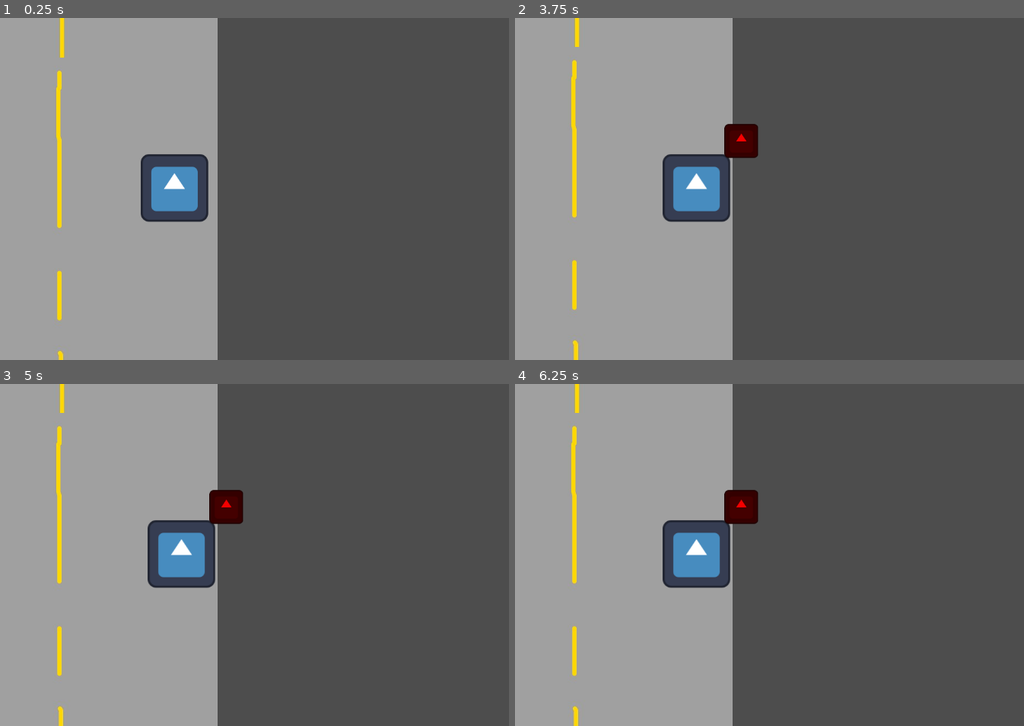
Above: before the commit, frames 1-4 (two rows, left to right).
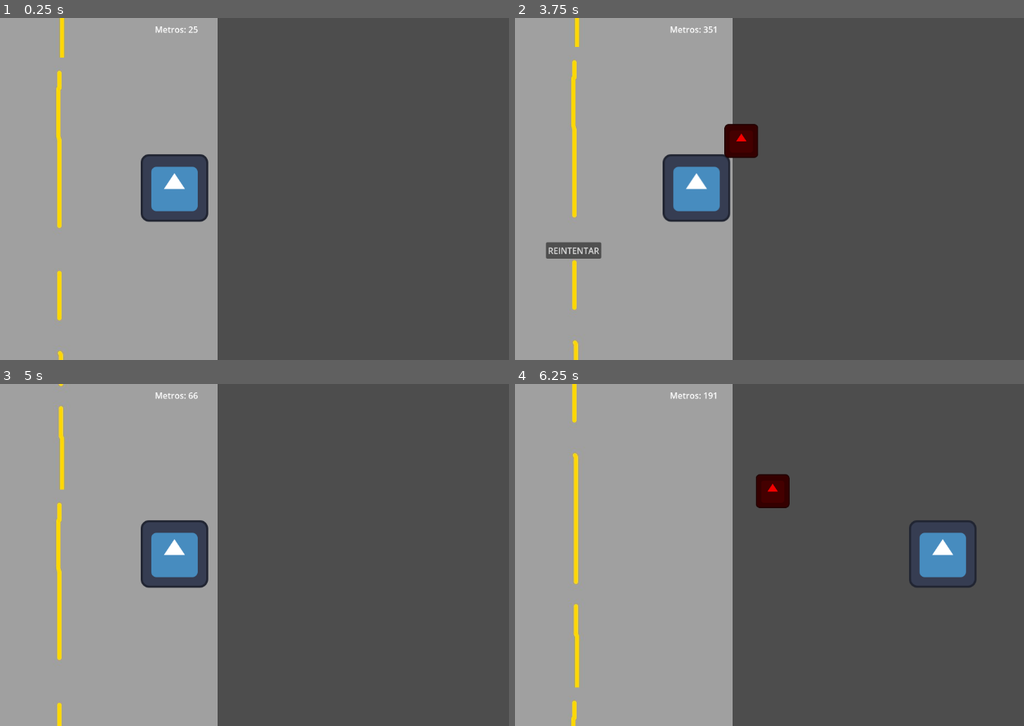
Above: after the commit, the same moments.

Repository: Alexder14/godot-camioneta-runner
Game: Godot game, scene res://mundo2.tscn
The game is run twice, just before and just after one commit, with the same random seed, the same clock (stepped at 60 frames per second) and the same inputs. The engine's default icon, where the game draws it, is replaced by a stand-in: a white triangle on a blue panel in a dark square.
Inputs (mouse positions are in pixels of both pictures, inside the frame that each line leads up to):
- Up to frame 1 (0.25 s): no input
- Up to frame 2 (3.75 s): hold Right (ui_right) 0.53-2.03 s; hold Left (ui_left) from 2.03 s (still down)
- Up to frame 3 (5 s): release Left (ui_left) at 4.25 s; click (61, 616) at 4.25 s, where only the run after the commit has a clickable "REINTENTAR"
- Up to frame 4 (6.25 s): hold Right (ui_right) from 5.03 s (still down)

The runs differ from the first frame. In frame 1, less than 0.1% of the frame differs, in the area x 30-39%, y 2-5%; in frame 2, 0.6%; in frame 3, 2.8%; in frame 4, 6.6%, in the area x 10-91%, y 0-100%.

Commit message:
Día 5 Completado: Sistema de Puntos y Botón de Reinicio

Diff:
--- a/mundo2.tscn
+++ b/mundo2.tscn
@@ -37,4 +37,23 @@
 wait_time = 1.5
 autostart = true
 
+[node name="CanvasLayer" type="CanvasLayer" parent="."]
+
+[node name="ScoreLabel" type="Label" parent="CanvasLayer"]
+offset_left = 481.0
+offset_top = 10.0
+offset_right = 558.0
+offset_bottom = 33.0
+text = "Metros : 0"
+
+[node name="RestartButton" type="Button" parent="CanvasLayer"]
+process_mode = 3
+visible = false
+offset_left = 246.0
+offset_top = 425.0
+offset_right = 351.0
+offset_bottom = 456.0
+text = "REINTENTAR"
+
 [connection signal="timeout" from="Timer" to="." method="_on_timer_timeout"]
+[connection signal="pressed" from="CanvasLayer/RestartButton" to="." method="_on_restart_button_pressed"]
--- a/mundo_2.gd
+++ b/mundo_2.gd
@@ -1,21 +1,38 @@
 extends Node2D
 
-# 1. Cargamos el molde (Ya confirmamos que esta ruta es la correcta)
 var obstaculo_scene = preload("res://obstaculo.tscn")
+var score = 0.0
 
-# 2. Esta función se activa AUTOMÁTICAMENTE cada 1.5 segundos por el Timer
+func _process(delta):
+	# 1. Aumentar el puntaje (simulamos metros recorridos)
+	score += 100 * delta # 100 metros por segundo
+
+	# 2. Actualizar el texto en pantalla
+	# $CanvasLayer/ScoreLabel busca el nodo automáticamente
+	$CanvasLayer/ScoreLabel.text = "Metros: " + str(int(score))
+
 func _on_timer_timeout():
-	# Crear una copia del obstáculo
-	var nuevo_obstaculo = obstaculo_scene.instantiate()
+	var nuevo = obstaculo_scene.instantiate()
+	nuevo.position = Vector2(randf_range(50, 550), -50)
+	nuevo.z_index = 10
+	add_child(nuevo)
 
-	# Decidir posición aleatoria en X (carriles)
-	var x_random = randf_range(50, 550)
+# --- FUNCIÓN NUEVA: GAME OVER ---
+# Esta función la llamará el obstáculo cuando choques
+func game_over():
+	print("💀 MUNDO: Game Over recibido.")
 
-	# Ponerlo arriba (-50) para que baje entrando a la pantalla
-	nuevo_obstaculo.position = Vector2(x_random, -50)
+	# 1. Mostrar el botón de reinicio
+	$CanvasLayer/RestartButton.visible = true
 
-	# Asegurar que se dibuje ENCIMA de la carretera (Z-Index alto)
-	nuevo_obstaculo.z_index = 10
+	# 2. Pausar el juego
+	get_tree().paused = true
 
-	# Agregarlo al juego
-	add_child(nuevo_obstaculo)
+# --- FUNCIÓN NUEVA: REINICIAR ---
+# Esta función se activará al presionar el botón
+func _on_restart_button_pressed():
+	# 1. Quitar la pausa
+	get_tree().paused = false
+
+	# 2. Recargar la escena actual (F5 automático)
+	get_tree().reload_current_scene()
--- a/obstaculo.gd
+++ b/obstaculo.gd
@@ -14,8 +14,9 @@
 # FUNCIÓN 2: DETECTAR CHOQUE (¡ESTA FALTABA!)
 # Esta es la que detiene el juego.
 func _on_body_entered(body):
-	print("ALGO ME TOCÓ: ", body.name) # Chismoso
+	if body.name == "Jugador":
+		print("💥 ¡CHOCASTE!")
 
-	if body.name == "Jugador":
-		print("💥 ¡CHOCASTE! GAME OVER 💥")
-		get_tree().paused = true
+		# En lugar de pausar aquí, llamamos al Jefe (Mundo)
+		# get_parent() obtiene el nodo Mundo
+		get_parent().game_over()
